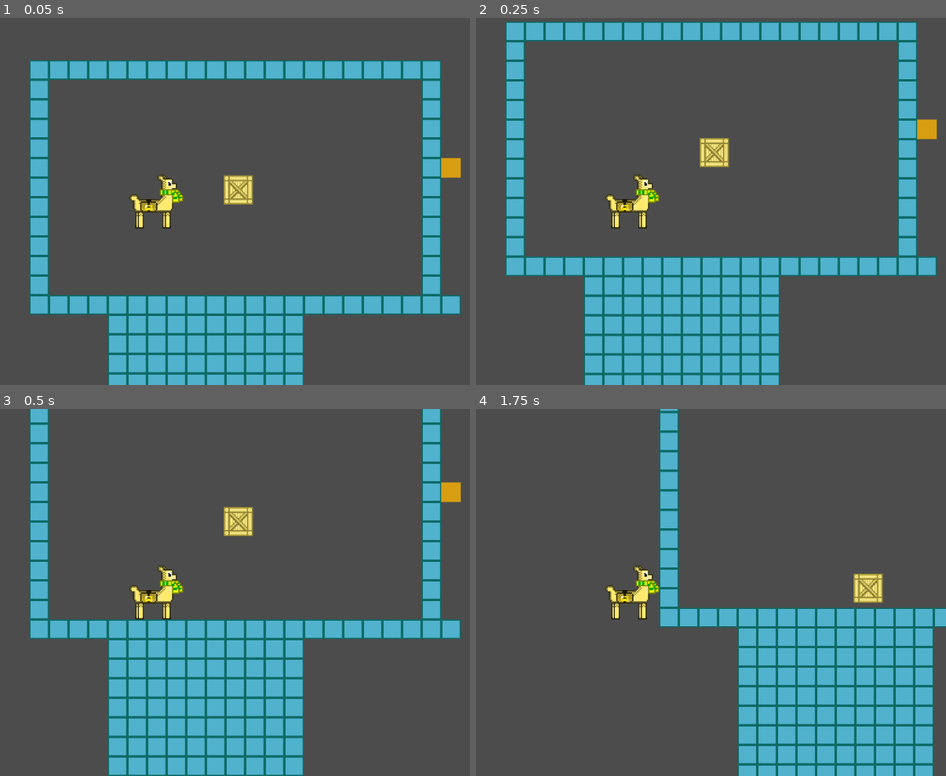
Above: before the commit, frames 1-4 (two rows, left to right).
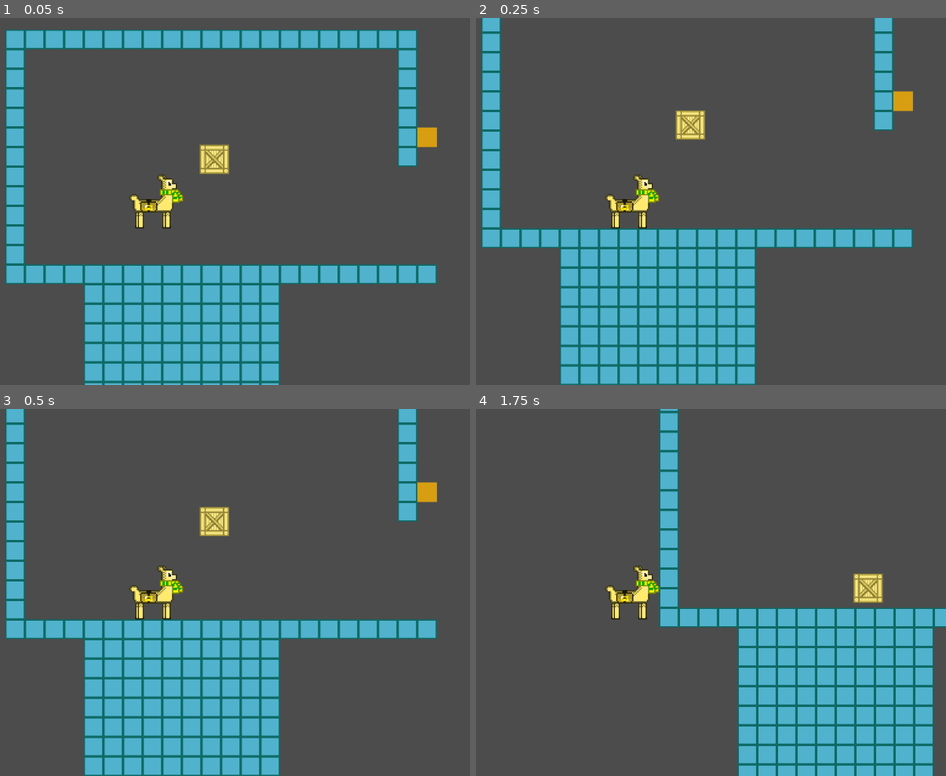
Above: after the commit, the same moments.

Repository: LeoDog896/Llama-Zips
Game: Godot game, scene res://Templates/LevelTemplate.tscn
The game is run twice, just before and just after one commit, with the same random seed, the same clock (stepped at 60 frames per second) and the same inputs.
Inputs (mouse positions are in pixels of both pictures, inside the frame that each line leads up to):
- Up to frame 1 (0.05 s): no input
- Up to frame 2 (0.25 s): no input
- Up to frame 3 (0.5 s): no input
- Up to frame 4 (1.75 s): tap Enter at 0.5 s; move the mouse to (772, 574) at 0.52 s; hold Right (ui_right) from 0.53 s (still down); tap Tab (grapple) at 0.6, 1.35 s; tap Up (ui_up) at 0.77, 1.52 s; move the mouse to (508, 610) at 1.27 s

The runs differ from the first frame. In frame 1, 34% of the frame differs, in the area x 1-99%, y 3-100%; in frame 2, 31%; in frame 3, 18%; in frame 4, nothing differs.

Commit message:
Update LevelTemplate.tscn

Diff:
--- a/Templates/LevelTemplate.tscn
+++ b/Templates/LevelTemplate.tscn
@@ -62,7 +62,7 @@
 [node name="Node2D" type="Node2D"]
 
 [node name="PlayerKin" parent="." instance=ExtResource( 1 )]
-position = Vector2( 207.27, 3.70126 )
+position = Vector2( 246.133, 53.668 )
 collision_mask = 0
 motion/sync_to_physics = false
 
@@ -71,7 +71,7 @@
 cell_size = Vector2( 32, 32 )
 cell_clip_uv = true
 format = 1
-tile_data = PoolIntArray( -458752, 0, 0, -458751, 0, 0, -458 …(443 unchanged characters)… 0, -65536, 0, 0, -65516, 0, 0, 0, 0, 0, 20, 0, 0, 65536, 0, 0, 65556, 0, 0, 131072, 0, 0, 131092, 0, 0, 196608, 0, 0, 196628, 0, 0, 262144, 0, 0, 262164, 0, 0, 327680, 0, 0, 327681, 0, 0, 327 …(1649 unchanged characters)…
+tile_data = PoolIntArray( -458752, 0, 0, -458751, 0, 0, -458 …(443 unchanged characters)… 0, -65536, 0, 0, -65516, 0, 0, 0, 0, 0, 65536, 0, 0, 131072, 0, 0, 196608, 0, 0, 262144, 0, 0, 327680, 0, 0, 327681, 0, 0, 327 …(1649 unchanged characters)…
 
 [node name="RigidBody2D" parent="." instance=ExtResource( 4 )]
 position = Vector2( 340.945, -12.2348 )
